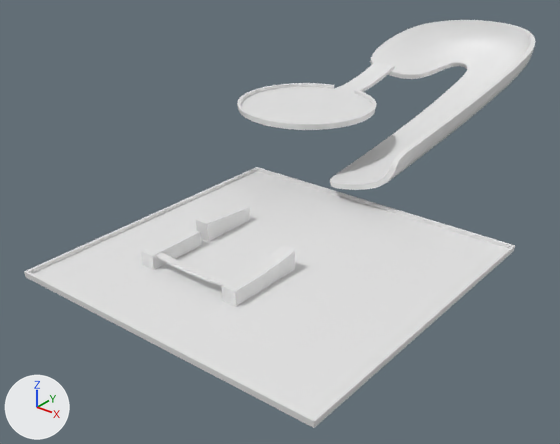
Before and after pictures for a commit that changed the FBX model Content/Geometry/Stage.fbx.
Before and after are seen from a 50 mm camera at (135.7, -182.5, 70.8) aimed at (11.6, -27.4, -25.4). Arrows for +X, +Y and +Z are at lower left; the lights stay in place.

Before the edit, the objects in view are built like this:
```python
me_cube = bpy.data.meshes.new('Cube')
me_cube.from_pydata([(-2.0, 8.2, -2.0), (-2.0, 8.2, 2.0), (-2.0, -8.2, -2.0), (-2.0, -8.2, 3.3), (2.0, 8.2, -2.0), (2.0, 8.2, 2.0), (2.0, -8.2, -2.0), (2.0, -8.2, 3.3)], [], [(0, 2, 3, 1), (2, 6, 7, 3), (6, 4, 5, 7), (4, 0, 1, 5), (2, 0, 4, 6), (7, 5, 1, 3)])
me_plane_003 = bpy.data.meshes.new('Plane.003')
me_plane_003.from_pydata(...)  # 666 vertices, 664 faces; spans x -31.5..21.2, y -64.2..40.5, z -16.8..13.7
me_plane_004 = bpy.data.meshes.new('Plane.004')
me_plane_004.from_pydata(...)  # 16 vertices, 14 faces; spans x -42.6..42.6, y -42.6..42.6, z -0.6..1.0
ob_cube = bpy.data.objects.new('Cube', me_cube)
ob_cube.location = (8.4, -47.3, -19.0)
ob_plane = bpy.data.objects.new('Plane', me_plane_003)
ob_plane.location = (19.3, 49.3, -0.6)
ob_plane_001 = bpy.data.objects.new('Plane.001', me_plane_004)
ob_plane_001.location = (30.9, -52.5, -20.8)
# also in view: 'Cylinder' at (0.0, 11.7, 1.5); 'Cube.002' at (34.6, -63.7, -18.2); 'Cube.001' at (8.4, -66.2, -19.0); 'Plane.002' at (21.8, -72.4, -17.7)
```
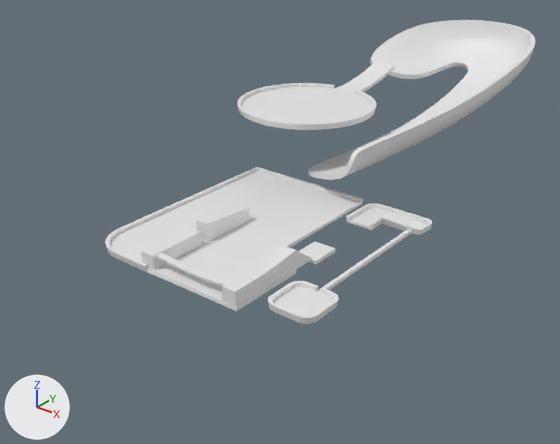
Edits to the scene script, one JSON object a line:
```json
{"block": "me_plane_003", "where": "# used by ob_plane; location = (19.3, 49.3, -0.6)"}
{"op": "remove", "block": "me_plane_003", "code": "me_plane_003.from_pydata(...)  # 666 vertices, 664 faces; spans x -31.5..21.2, y -64.2..40.5, z -16.8..13.7"}
{"op": "add", "block": "me_plane_003", "code": "me_plane_003.from_pydata(...)  # 666 vertices, 664 faces; spans x -31.5..21.1, y -66.4..40.5, z -16.8..13.7"}
{"block": "me_plane_003", "change": "me_plane_003 part 4: 347 of 666 vertices moved; they spanned x -3.4..21.2, y -64.2..33.0, z -16.8..11.4 and now span x -11.9..21.1, y -66.4..33.1, z -16.8..11.4; mean shift (-3.7, -1.1, 0.0); largest move (20.2, -64.0, -7.7) -> (8.6, -66.4, -7.7)"}
{"block": "me_plane_004", "where": "# used by ob_plane_001; location = (30.9, -52.5, -20.8)"}
{"op": "remove", "block": "me_plane_004", "code": "me_plane_004.from_pydata(...)  # 16 vertices, 14 faces; spans x -42.6..42.6, y -42.6..42.6, z -0.6..1.0"}
{"op": "add", "block": "me_plane_004", "code": "me_plane_004.from_pydata(...)  # 318 vertices, 263 faces; spans x -42.9..22.8, y -23.0..42.9, z -1.0..1.0"}
{"block": "me_plane_004", "change": "me_plane_004 part 1: a new loose piece, a box spanning x 0.63..7.18, y 6.17..14.56, z -1.0..0.0"}
{"block": "me_plane_004", "change": "me_plane_004 part 2: a new loose piece of 248 vertices spanning x -0.4..22.8, y -17.6..42.9, z -0.9..1.0"}
{"block": "me_plane_004", "change": "me_plane_004 part 3: 12 vertices removed from x -42.6..42.6, y -42.6..42.6, z -0.6..1.0; 58 vertices added at x -42.9..6.1, y -23.0..42.9, z -1.0..1.0"}
```

Pixel boxes [x1, y1, x2, y2] of what changed, in the pictures (560 x 444 px; the box of a moved part takes in the faces that stretch with it):
```json
{"object": "Plane.001", "change": "reshaped", "before": [24, 167, 515, 428], "after": [105, 167, 432, 324], "on screen": "33% narrower, 40% shorter"}
{"object": "Plane", "change": "reshaped", "before": [330, 20, 535, 190], "after": [308, 20, 535, 180], "on screen": "11% wider"}
{"part": 1, "of": "me_plane_004", "change": "added", "after": [299, 241, 336, 264]}
{"part": 2, "of": "me_plane_004", "change": "added", "after": [268, 203, 432, 324]}
{"part": 3, "of": "me_plane_004", "change": "built on", "before": [24, 169, 515, 428], "after": [105, 169, 363, 311]}
{"part": 4, "of": "me_plane_003", "change": "moved or reshaped", "before": [330, 36, 535, 190], "after": [308, 36, 535, 180]}
```
